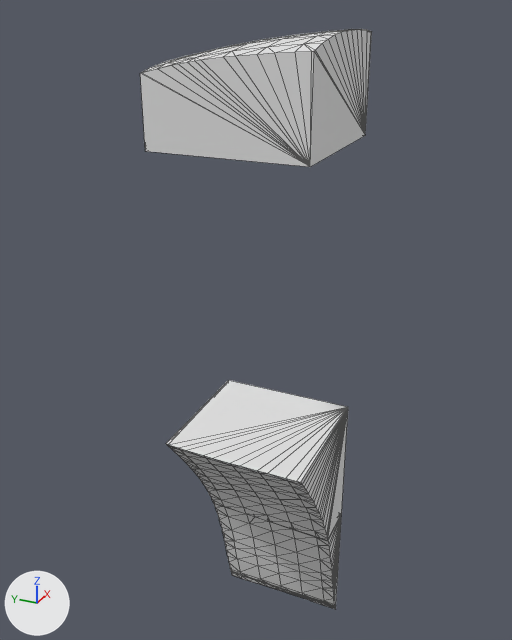
The glTF model assets/terrain/surface_pieces/surf_1_27.glb as it was, and as the next commit left it.
Camera for both pictures: a 50 mm camera at (-122.3, -36.24, -25.98) aimed at (-101.63, -26.94, -36.31). The axes (+X, +Y, +Z) are drawn at lower left. The lights are the same throughout. The older version comes first. Mesh edges are drawn as thin lines. Where no turn or scale is listed for an object, it has been applied to the vertices.

The first picture shows 'layer_0', 'layer_3', 'layer_4' and 1 more.
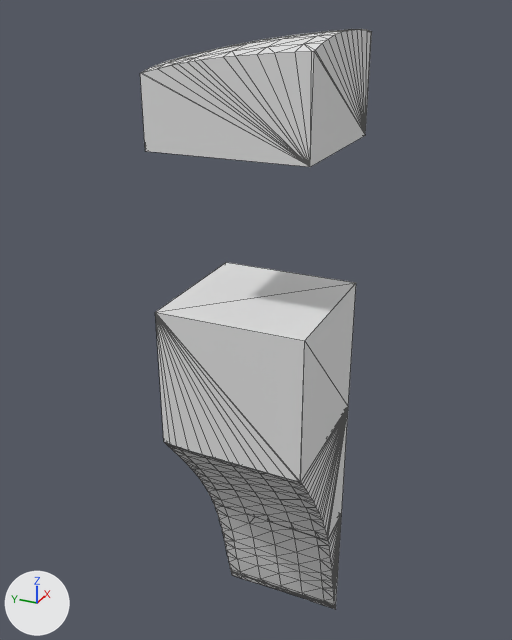
What changed in the scene script:
```text
Add me_layer_2:
    me_layer_2.from_pydata(...)  # 32 vertices, 60 faces; spans x -105.0..-100.0, y -30.0..-25.0, z -40.0..-35.0
Add ob_layer_2:
    ob_layer_2 = bpy.data.objects.new('layer_2', me_layer_2)
    ob_layer_2.location = (0.0, 0.0, 0.0)
```

Pixel boxes (x1, y1, x2, y2) of what changed, in the pictures (512 x 640 px):
'layer_2', added: after (155, 262, 356, 482)
